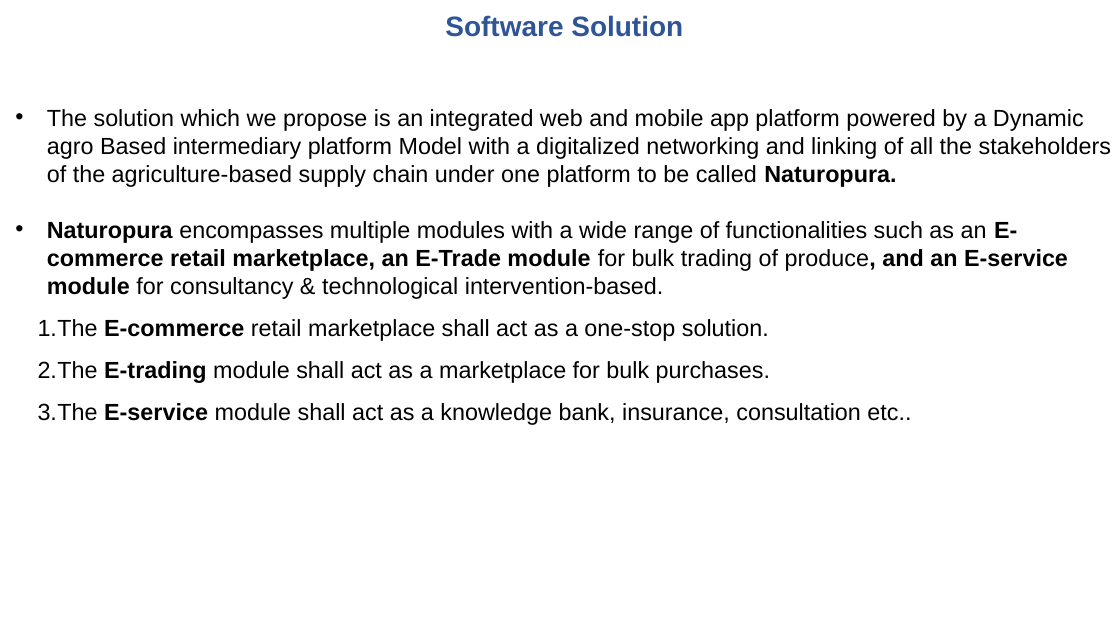
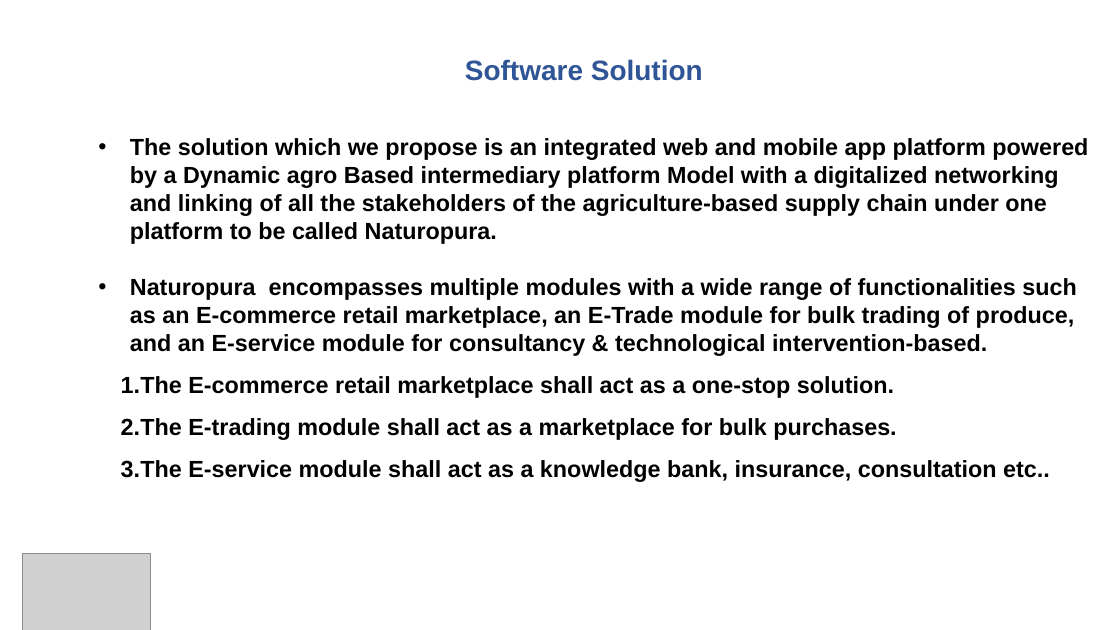
Before and after one commit to tusarmohapatra/NaturopuraV1, a slide deck: slide 11 of Naturepura Pitchdeck.pptx. Drawn at 1120x630 pixels with LibreOffice and Linux fonts; fonts in the diff are those of the drawing; grey boxes stand for pictures; background and template pictures are left out. Boxes give left, top, right and bottom in pixels: in the first picture for what was removed or moved away, otherwise in the second. Text is boxed around its words. In the diff, an @@ line names an element or a change of style, - is before the commit and + after.

```diff
--- a/Naturepura Pitchdeck.pptx
+++ b/Naturepura Pitchdeck.pptx
@@ text "Software Solution": place and size @@
-text "Software Solution" at box(445, 15, 683, 37)
+text "Software Solution" at box(465, 59, 703, 81)
@@ text "Software Solution" at box(465, 59, 703, 81): alignment centre to left; line spacing 0.9 to 1; less space between paragraphs @@
@@ text "The solution which we propose ...": place and size @@
-text "The solution which we propose ..." at box(38, 109, 1111, 425)
+text "The solution which we propose ..." at box(121, 138, 1088, 482)
@@ text "The solution which we propose ..." at box(121, 138, 1088, 482): bold on in "The solution which we propose is an ...", "encompasses multiple modules with a wide range ...", "The retail marketplace shall act as a ...", "The module shall act as a marketplace ..." and 1 more places @@
@@ picture added at box(23, 554, 150, 630) @@
```
Also in this commit, not shown: 17 other slides changed, 1 slide added, 1 slide removed.
